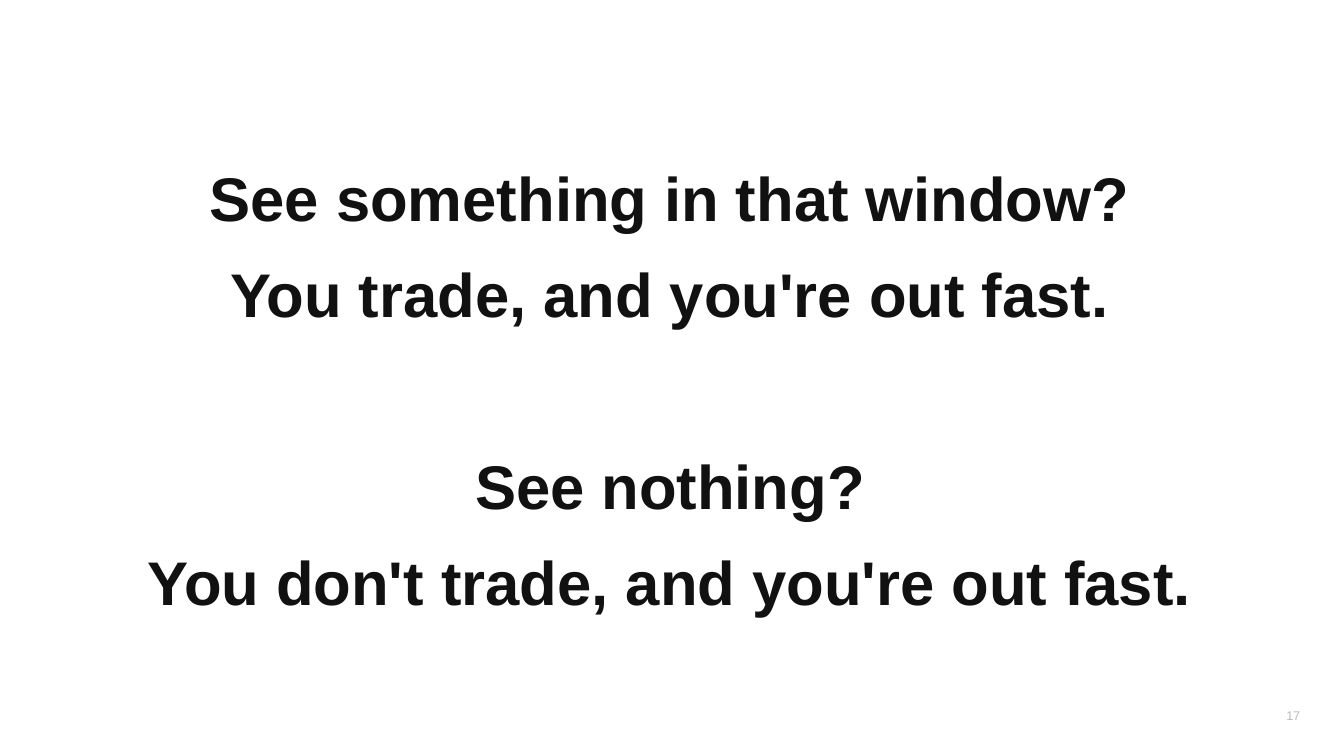
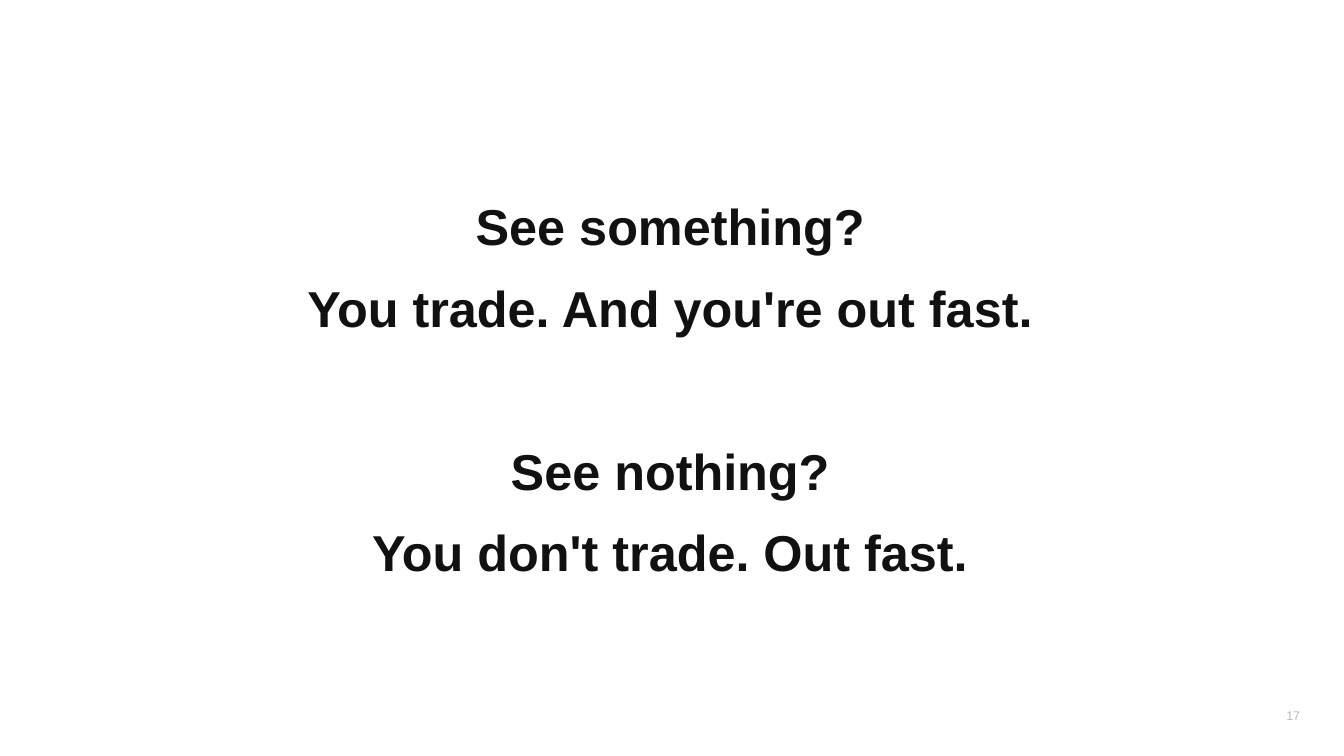
Before and after one commit to heikstepo/webinar-tracking, a slide deck: slide 17 of webinar-rauf/23-DTR-content-section-internal.pptx. Drawn at 1344x756 pixels with LibreOffice and Linux fonts; fonts in the diff are those of the drawing. Boxes give left, top, right and bottom in pixels: in the first picture for what was removed or moved away, otherwise in the second. Text is boxed around its words. In the diff, an @@ line names an element or a change of style, - is before the commit and + after.

```diff
--- a/webinar-rauf/23-DTR-content-section-internal.pptx
+++ b/webinar-rauf/23-DTR-content-section-internal.pptx
@@ text at bbox=[307, 208, 1033, 336]: text changed; size 44 to 36 pt @@
-See something in that window?
-You trade, and you're out fast.
+See something?
+You trade. And you're out fast.
@@ text at bbox=[511, 453, 829, 500]: size 44 to 36 pt in "See nothing?"; line spacing 1.3 to 1.35 @@
@@ text at bbox=[372, 534, 968, 572]: text changed; size 44 to 36 pt @@
-You don't trade, and you're out fast.
+You don't trade. Out fast.
```
Also in this commit, not shown: 250 other slides changed, 13 slides added, 4 slides removed, 2 other files.
